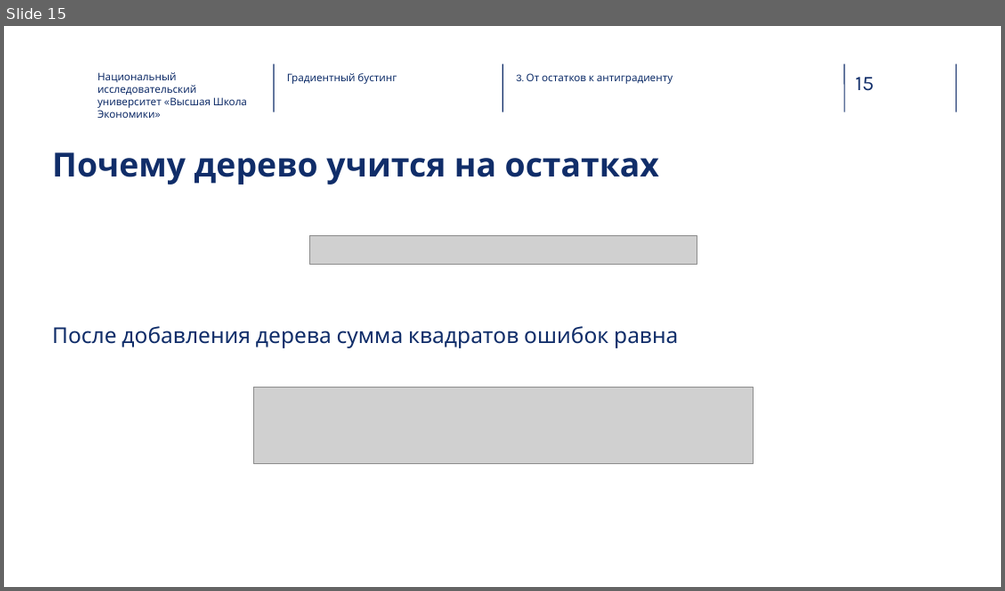
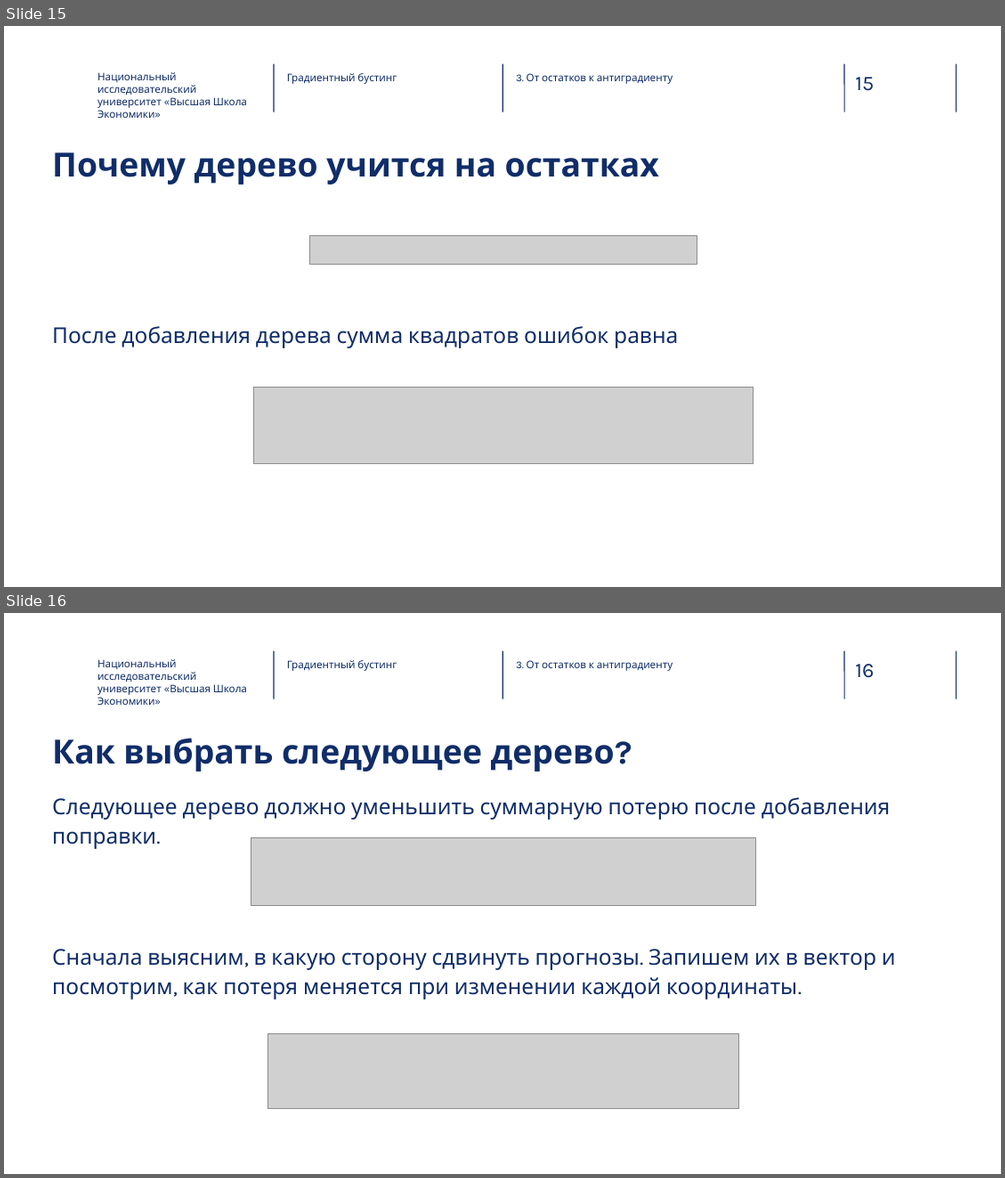
Before and after one commit to RAVasiliev/ML-FTiAD-2026, a slide deck: week09/source/lecture09.pptx. Shown one above the other, each under a label of ours: slide 15 before the commit, slides 15 and 16 after it. The pictures are 1005x591 and 1005x1178 pixels, drawn with LibreOffice and Linux fonts; fonts in the diff are those of the drawing; grey boxes stand for pictures; background and template pictures are left out. Boxes give left, top, right and bottom in pixels: in the first picture for what was removed or moved away, otherwise in the second. Text is boxed around its words. In the diff, an @@ line names an element or a change of style, - is before the commit and + after.

Commit message:
Обновить PowerPoint лекции о бустинге

```diff
--- a/week09/source/lecture09.pptx
+++ b/week09/source/lecture09.pptx
@@ slide 16 added at <box>4,613,1001,1174</box>, background picture (left out); not listed: 5 template elements that a slide beside it also shows @@
@@ text added at <box>97,659,247,705</box>, 10 pt, text #0F2C68 @@
+Национальный исследовательский университет «Высшая Школа Экономики»
@@ text added at <box>287,660,396,671</box>, 10 pt, text #0E2D69 @@
+Градиентный бустинг
@@ text added at <box>516,660,672,671</box>, 10 pt, text #0E2D69 @@
+3. От остатков к антиградиенту
@@ title added at <box>52,738,615,771</box>, 32 pt, text #102D69, bold @@
+Как выбрать следующее дерево?
@@ text added at <box>52,797,890,849</box>, 21 pt, text #102D69 @@
+Следующее дерево должно уменьшить суммарную потерю после добавления поправки.
@@ picture added at <box>251,837,756,906</box> @@
@@ text added at <box>52,949,896,999</box>, 21 pt, text #102D69 @@
+Сначала выясним, в какую сторону сдвинуть прогнозы. Запишем их в вектор и посмотрим, как потеря меняется при изменении каждой координаты.
@@ picture added at <box>267,1034,738,1109</box> @@
```
Also in this commit, not shown: 2 slides changed, 4 other slides added, 3 slides removed.
